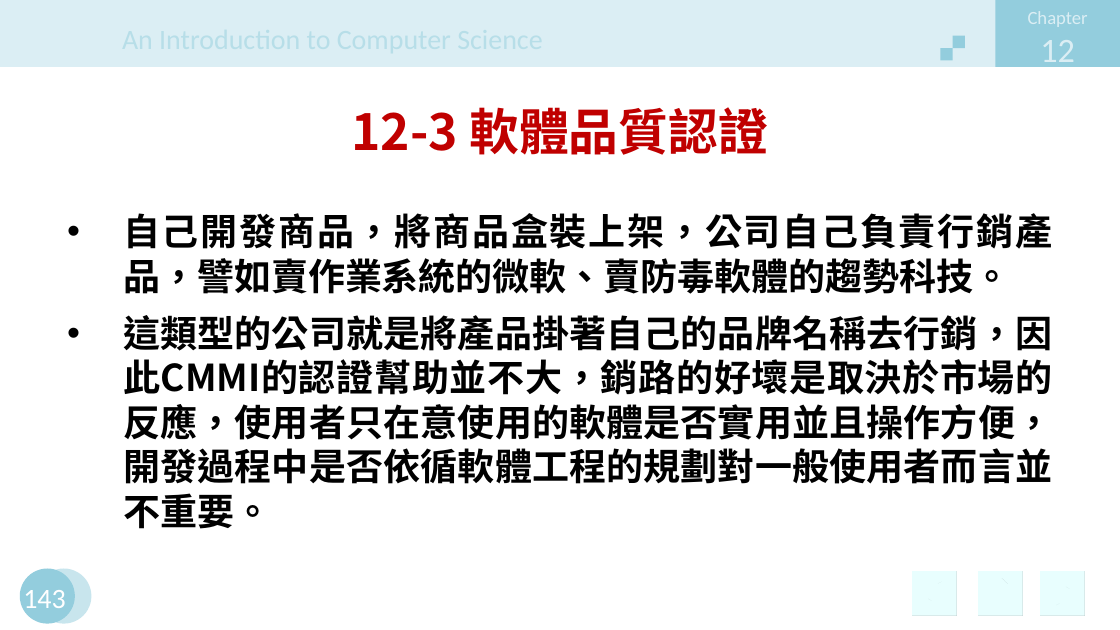
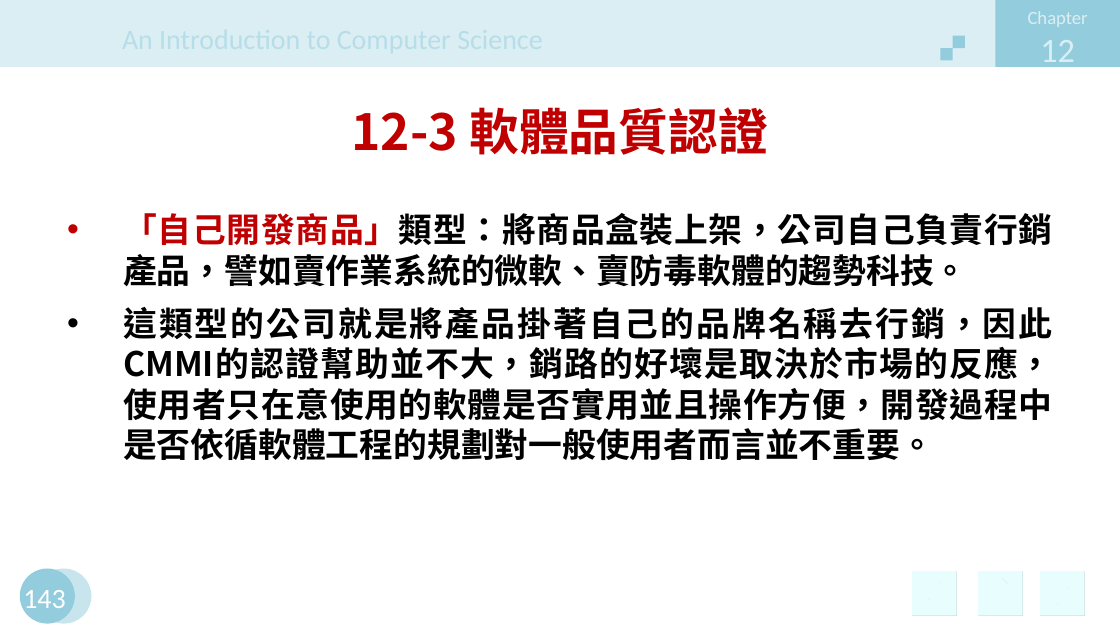
Before and after one commit to jiaweichang/biography, a slide deck: slide 143 of slides/11402/Introduction to Computer/CH12.pptx. Drawn at 1120x630 pixels with LibreOffice and Linux fonts; fonts in the diff are those of the drawing; background and template pictures are left out. Boxes give left, top, right and bottom in pixels: in the first picture for what was removed or moved away, otherwise in the second. Text is boxed around its words. In the diff, an @@ line names an element or a change of style, - is before the commit and + after.

```diff
--- a/slides/11402/Introduction to Computer/CH12.pptx
+++ b/slides/11402/Introduction to Computer/CH12.pptx
@@ text at (123,213,1052,286): text changed; size 23.8 to 21.7 pt @@
-• 自己開發商品，將商品盒裝上架，公司自己負責行銷產品，譬如賣作業系統的微軟、賣防毒軟體的趨勢科技。
+• 「自己開發商品」類型：將商品盒裝上架，公司自己負責行銷產品，譬如賣作業系統的微軟、賣防毒軟體的趨勢科技。
@@ text at (123,307,1053,460): size 23.8 to 21.7 pt in "這類型的公司就是將產品掛著自己的品牌名稱去行銷，因此CMMI的認證幫助並不大，銷路的好壞是取決於市場的反應，使用者只在意 ..." @@
```
Also in this commit, not shown: 14 other slides changed, 7 other files.
